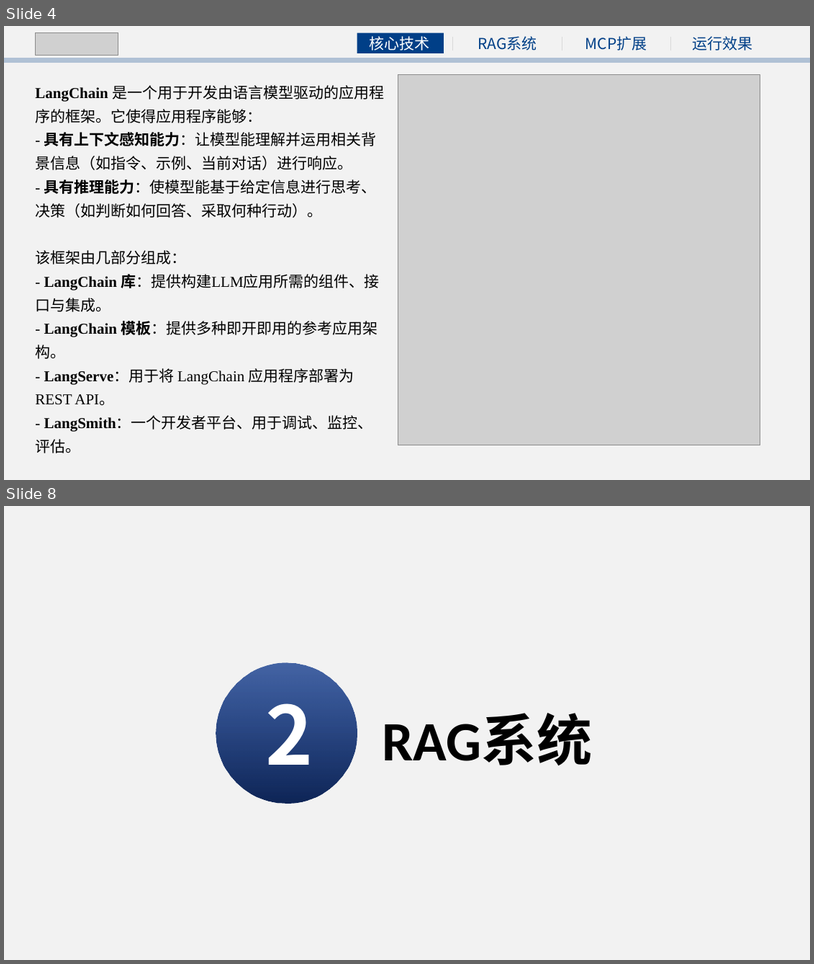
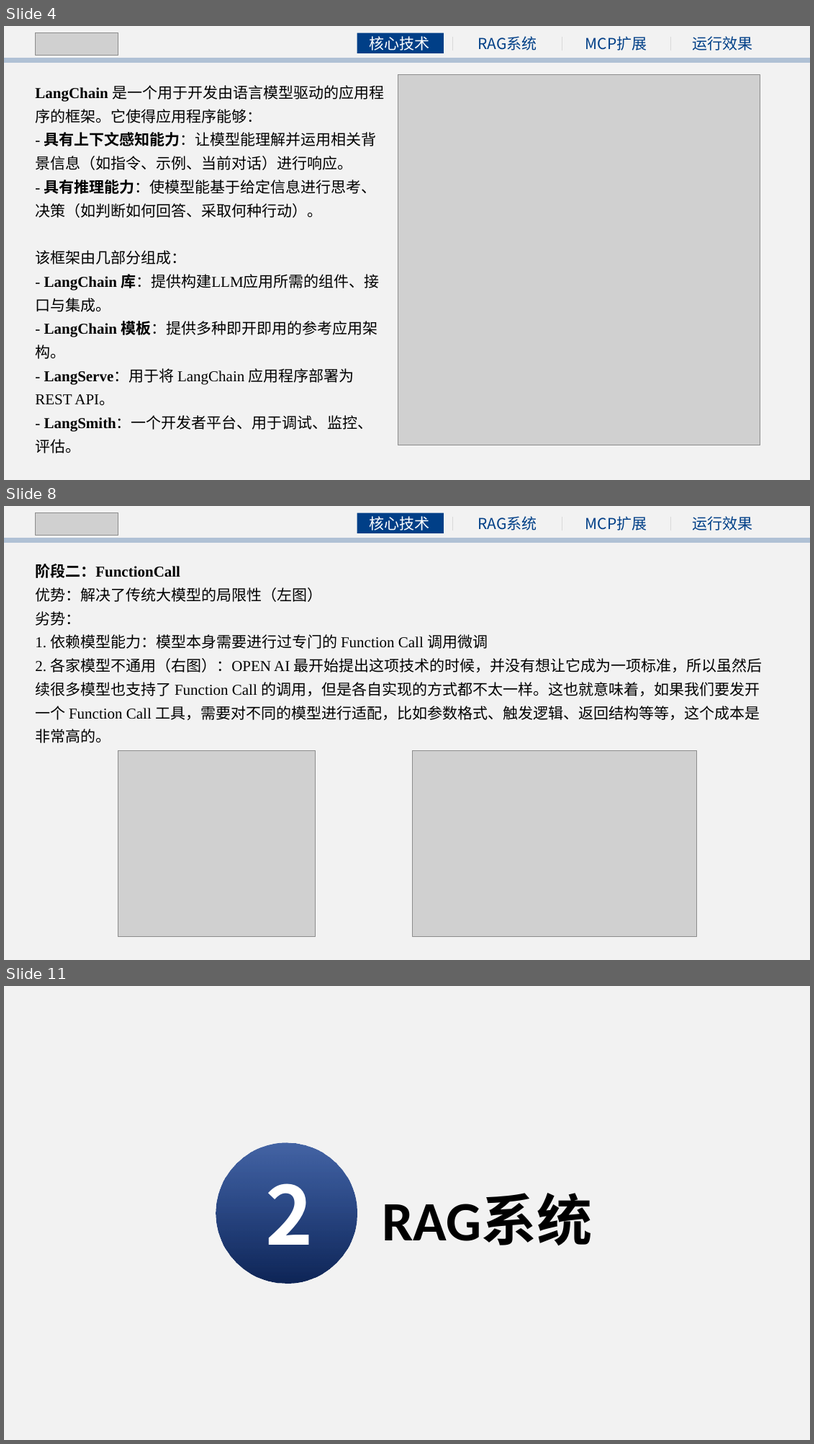
Before and after one commit to Orzjh/langchain-study, a slide deck: LangChain 系列教程（九）：综合实战——RAG+MCP/LangChain & MCP.pptx. Shown one above the other, each under a label of ours: slides 4 and 8 before the commit, slides 4, 8 and 11 after it; the slides between them are not shown. The pictures are 814x964 and 814x1444 pixels, drawn with LibreOffice and Linux fonts; fonts in the diff are those of the drawing; grey boxes stand for pictures. Boxes give left, top, right and bottom in pixels: in the first picture for what was removed or moved away, otherwise in the second. Text is boxed around its words. In the diff, an @@ line names an element or a change of style, - is before the commit and + after.

```diff
--- a/LangChain 系列教程（九）：综合实战——RAG+MCP/LangChain & MCP.pptx
+++ b/LangChain 系列教程（九）：综合实战——RAG+MCP/LangChain & MCP.pptx
@@ slide 8 added at [4, 506, 810, 960], background #F2F2F2 @@
@@ picture added at [36, 512, 118, 536] @@
@@ text added at [586, 516, 648, 530], 18 pt, text #003F87 @@
+MCP扩展
@@ group added at [358, 512, 754, 533]: 3 texts, 3 lines, 1 rectangle @@
+核心技术
+RAG系统
+运行效果
@@ rectangle added at [4, 538, 810, 543], fill #003F87 at 27% opacity @@
@@ text added at [35, 564, 763, 743], 18 pt, text #000000 @@
+阶段二：FunctionCall
+优势：解决了传统大模型的局限性（左图）
+劣势：
+1. 依赖模型能力：模型本身需要进行过专门的 Function Call 调用微调
+2. 各家模型不通用（右图）：OPEN AI 最开始提出这项技术的时候，并没有想让它成为一项标准，所以虽然后续很多模型也支持了 Function Call 的调用，但是各自实现的方式都不太一样。这也就意味着，如果我们要发开一个 Function Call 工具，需要对不同的模型进行适配，比如参数格式、触发逻辑、返回结构等等，这个成本是非常高的。
@@ picture added at [118, 751, 316, 936] @@
@@ picture added at [412, 750, 697, 936] @@
@@ what was slide 8 is now slide 11 @@
```
Also in this commit, not shown: 1 slide changed, 2 other slides added, 38 other files.
